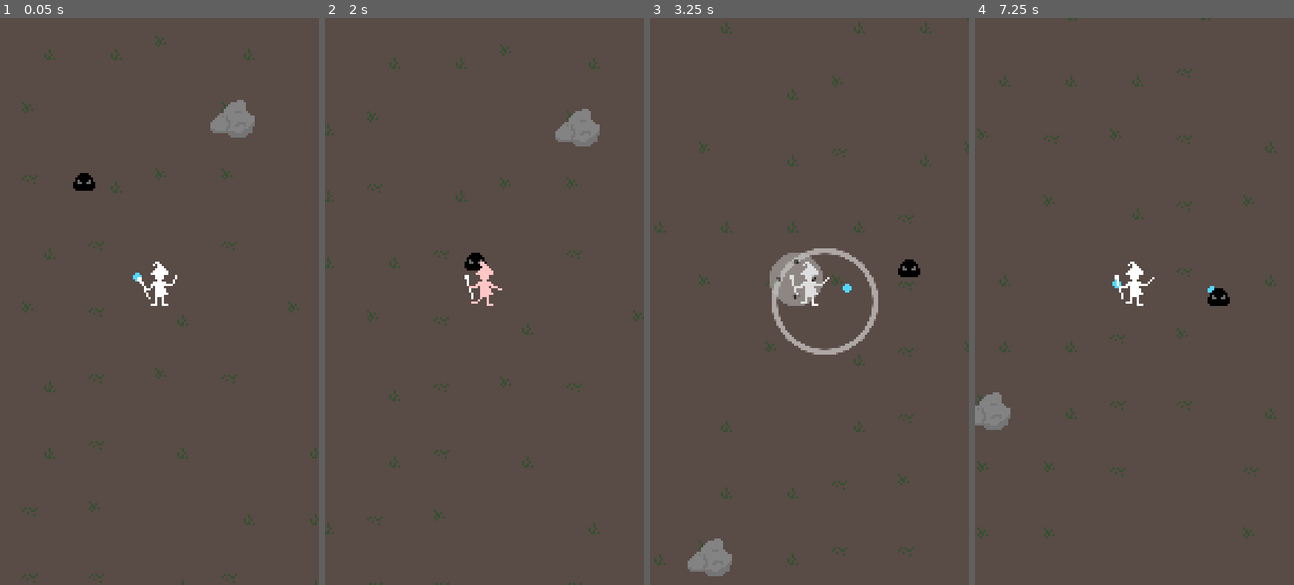
Above: before the commit, frames 1-4 (left to right).
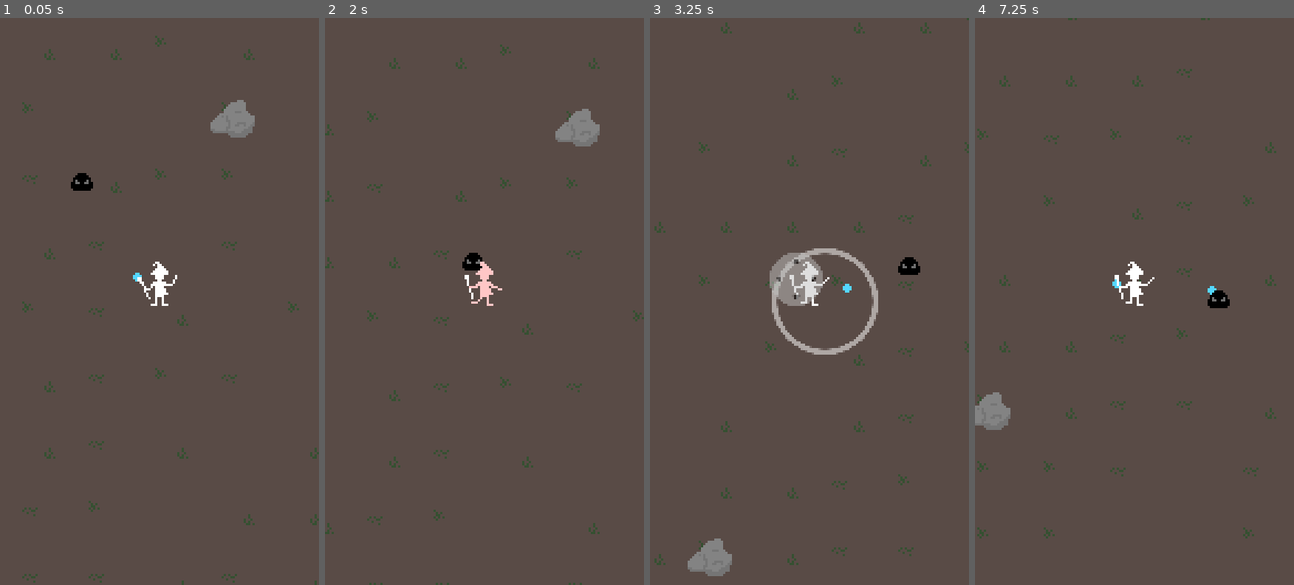
Above: after the commit, the same moments.

Repository: polyarik/wizard-legacy
Game: Godot game, scene res://scenes/main.tscn
Same seed, same stepped clock (60 frames per second), same inputs: the game is played once before the commit and once after it. Before the commit the project starts from res://scenes/game/locations/demo_location.tscn.
Inputs (mouse positions are in pixels of both pictures, inside the frame that each line leads up to):
- Up to frame 1 (0.05 s): no input
- Up to frame 2 (2 s): move the mouse to (468, 414) at 0.52 s; hold Up (ui_up) 0.53-1.25 s; click (468, 414) at 0.67 s; drag from (580, 386) to (484, 301) at 1.27 s
- Up to frame 3 (3.25 s): move the mouse to (713, 216) at 2.02 s; hold Left (ui_left) 2.03-2.75 s; drag from (825, 301) to (713, 216) at 2.77 s
- Up to frame 4 (7.25 s): move the mouse to (1086, 159) at 3.52 s; hold Down (ui_down) 3.53-4.25 s; drag from (1204, 273) to (1134, 301) at 4.27 s; move the mouse to (1070, 329) at 5.02 s; hold Up (ui_up) 5.03-5.75 s; click (1070, 329) at 5.17 s; drag from (1166, 176) to (1134, 301) at 5.77 s; move the mouse to (1118, 414) at 6.52 s; hold Right (ui_right) from 6.53 s (still down)

The runs differ from the first frame. In frame 1, less than 0.1% of the frame differs, in the area x 22-30%, y 27-31%; in frame 2, less than 0.1%; in frame 3, less than 0.1%, in the area x 77-85%, y 42-46%; in frame 4, less than 0.1%.

Commit message:
✨ restart the game on player death

Diff:
--- a/project.godot
+++ b/project.godot
@@ -11,7 +11,7 @@
 [application]
 
 config/name="Wizard Legacy"
-run/main_scene="res://scenes/game/locations/demo_location.tscn"
+run/main_scene="res://scenes/main.tscn"
 config/features=PackedStringArray("4.0", "Mobile")
 boot_splash/bg_color=Color(0.509804, 0.00392157, 0.784314, 1)
 boot_splash/show_image=false
--- a/scenes/game/characters/player/player.gd
+++ b/scenes/game/characters/player/player.gd
@@ -18,6 +18,9 @@
 var in_casting_animation := false
 var is_hurt := false
 
+
+func _ready() -> void:
+	print("player health: ", health)
 
 # TODO - refactor
 func learn_spells(new_spells: Array[Spell]) -> void:
@@ -134,7 +137,7 @@
 	is_hurt = true
 	in_casting_animation = false
 
-	print(health)
+	print("player health: ", health)
 
 	# TODO - visual effect
 
--- /dev/null
+++ b/scenes/main.gd
@@ -0,0 +1,9 @@
+extends Node
+
+
+func _ready():
+	print("loading")
+
+	# TODO - preload everything
+
+	GameManager.goto_scene("res://scenes/game/locations/demo_location.tscn") # TEST
--- a/scenes/main.tscn
+++ b/scenes/main.tscn
@@ -1,8 +1,10 @@
-[gd_scene load_steps=2 format=3 uid="uid://cqmy3f0x0uhar"]
+[gd_scene load_steps=3 format=3 uid="uid://cqmy3f0x0uhar"]
 
+[ext_resource type="Script" path="res://scenes/main.gd" id="1_fen7v"]
 [ext_resource type="Texture2D" uid="uid://dqurvgjd6a6ox" path="res://icon.png" id="1_pkn04"]
 
 [node name="Main" type="Node"]
+script = ExtResource("1_fen7v")
 
 [node name="Control" type="Control" parent="."]
 layout_mode = 3
--- a/src/game_manager.gd
+++ b/src/game_manager.gd
@@ -3,11 +3,15 @@
 ##
 
 var spell_book: SpellBook
-var location: Node2D
+
+var current_scene: Node
+
+var location_node: Node2D
 var characters_node: Node2D
 var projectiles_node: Node2D
 var player: PlayerCharacter
 
+# TEMP ---
 #var enemies: Array[Enemy] # TODO
 var enemies := [
 	preload("res://scenes/game/characters/slime/slime.tscn"),
@@ -24,21 +28,43 @@
 func _ready() -> void:
 	spell_book = get_node("/root/SpellBook")
 
-	location = get_tree().get_first_node_in_group("Location")
+	var root = get_tree().root
+	current_scene = root.get_child(root.get_child_count() - 1)
 
-	characters_node = location.get_node_or_null("Characters")
+# TEST
+func goto_scene(path: String) -> void:
+	call_deferred("_deferred_goto_scene", path)
+
+func _deferred_goto_scene(path) -> void:
+	current_scene.free()
+
+	var new_scene = load(path)
+	current_scene = new_scene.instantiate()
+
+	get_tree().root.add_child(current_scene)
+	get_tree().current_scene = current_scene
+
+	# TEMP
+	if path != "res://scenes/main.tscn":
+		load_location()
+	# TODO - location or menu
+
+func load_location() -> void:
+	location_node = get_tree().get_first_node_in_group("Location")
+
+	characters_node = location_node.get_node_or_null("Characters")
 	if characters_node == null:
 		characters_node = Node2D.new()
 		characters_node.name = "Characters"
-		location.add_child(characters_node)
+		location_node.add_child(characters_node)
 
-	projectiles_node = location.get_node_or_null("Projectiles")
+	projectiles_node = location_node.get_node_or_null("Projectiles")
 	if projectiles_node == null:
 		projectiles_node = Node2D.new()
 		projectiles_node.name = "Projectiles"
-		location.add_child(projectiles_node)
+		location_node.add_child(projectiles_node)
 
-	player = location.get_tree().get_first_node_in_group("Player")
+	player = location_node.get_tree().get_first_node_in_group("Player")
 
 	# TODO - only pass the picked spells to the player
 	var spells: Array[Spell] = [
@@ -73,4 +99,7 @@
 	projectiles_node.add_child(spell_inst)
 
 func on_player_death() -> void:
-	print("F ;c")
+	# TEMP
+	goto_scene("res://scenes/main.tscn")
+
+	# TODO - show death screen
--- a/src/spell_book.gd
+++ b/src/spell_book.gd
@@ -4,16 +4,23 @@
 
 var _spell_collection := {
 	# TODO - also pass levels and their specific upgrades
-	magic_missile = Spell.new(
+	magic_missile = [
 		preload("res://scenes/game/particles/magic_missile/magic_missile.tscn"),
 		{max_distance = 128}, #visible_target = true}, # TODO
 		1.0
-	),
+	],
 }
 
 
 func get_spell(spell_name: StringName) -> Spell:
 	if _spell_collection.has(spell_name):
-		return _spell_collection[spell_name]
+		#return Spell.new(_spell_collection[spell_name])
+
+		# TEMP
+		return Spell.new(
+			preload("res://scenes/game/particles/magic_missile/magic_missile.tscn"),
+			{max_distance = 128}, #visible_target = true}, # TODO
+			1.0
+		)
 
 	return null
